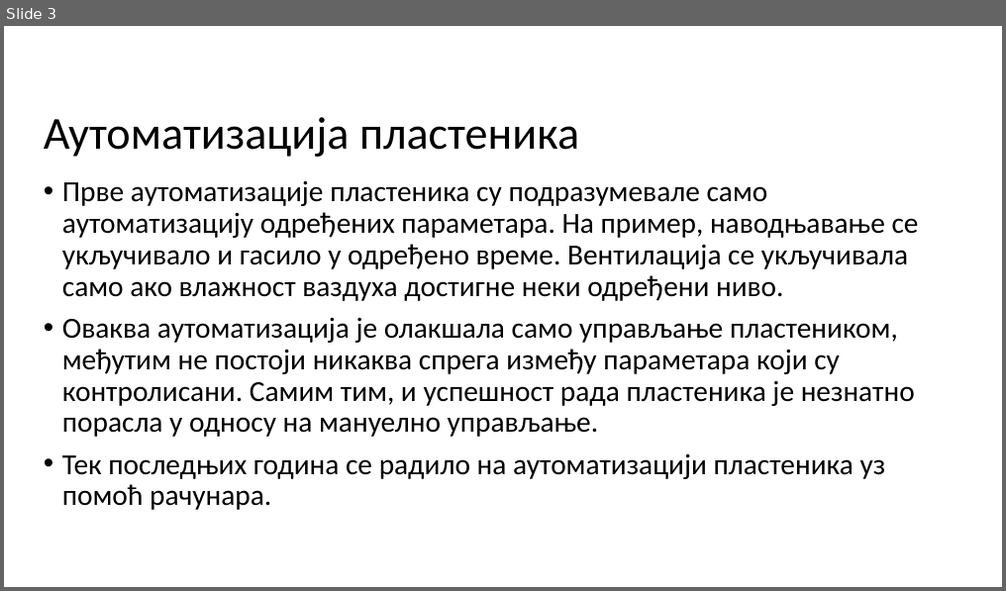
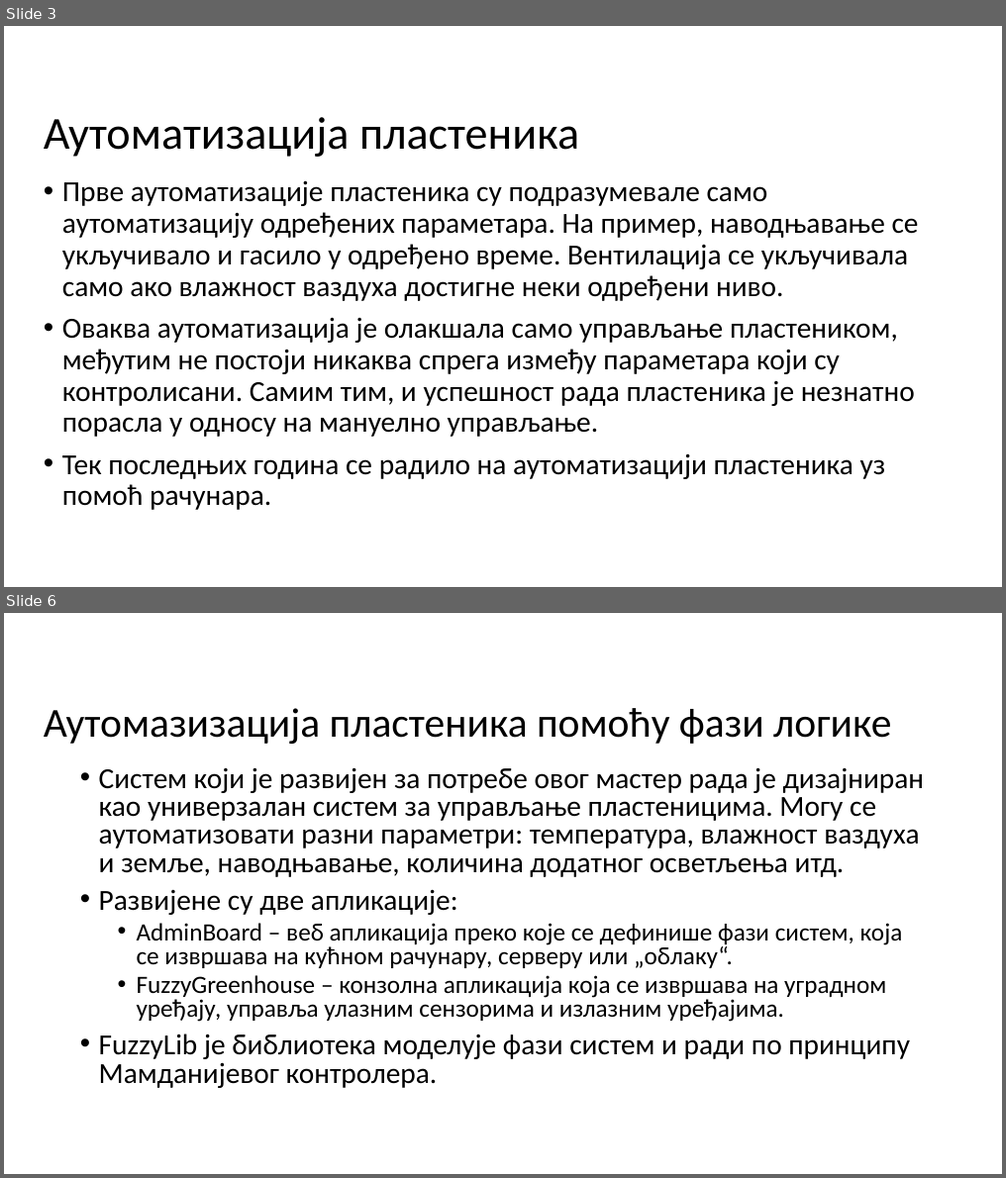
Before and after one commit to bozzano101/FuzzyGreenhouse, a slide deck: Presentation/Presentation.pptx. Shown one above the other, each under a label of ours: slide 3 before the commit, slides 3 and 6 after it; the slides between them are not shown. The pictures are 1006x591 and 1006x1178 pixels, drawn with LibreOffice and Linux fonts; fonts in the diff are those of the drawing; background and template pictures are left out. Boxes give left, top, right and bottom in pixels: in the first picture for what was removed or moved away, otherwise in the second. Text is boxed around its words. In the diff, an @@ line names an element or a change of style, - is before the commit and + after.

```diff
--- a/Presentation/Presentation.pptx
+++ b/Presentation/Presentation.pptx
@@ slide 6 added at bbox=[4, 613, 1002, 1174], background #FFFFFF @@
@@ title added at bbox=[44, 708, 891, 744], 39.6 pt, text #000000 @@
+Аутомазизација пластеника помоћу фази логике
@@ text added at bbox=[99, 767, 925, 1088], 28 pt, text #000000 @@
+• Систем који је развијен за потребе овог мастер рада је дизајниран као универзалан систем за управљање пластеницима. Могу се аутоматизовати разни параметри: температура, влажност ваздуха и земље, наводњавање, количина додатног осветљења итд.
+• Развијене су две апликације:
+  • AdminBoard – веб апликација преко које се дефинише фази систем, која се извршава на кућном рачунару, серверу или „облаку“.
+  • FuzzyGreenhouse – конзолна апликација која се извршава на уградном уређају, управља улазним сензорима и излазним уређајима.
+• FuzzyLib је библиотека моделује фази систем и ради по принципу Мамданијевог контролера.
```
Also in this commit, not shown: 1 slide changed, 6 other slides added, 1 slide removed.
